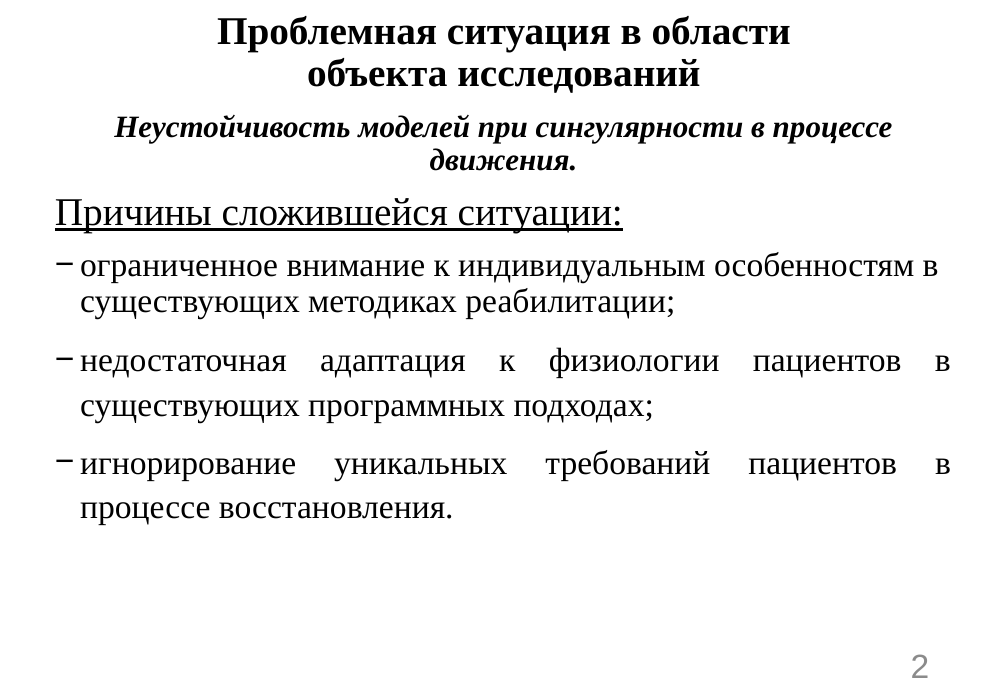
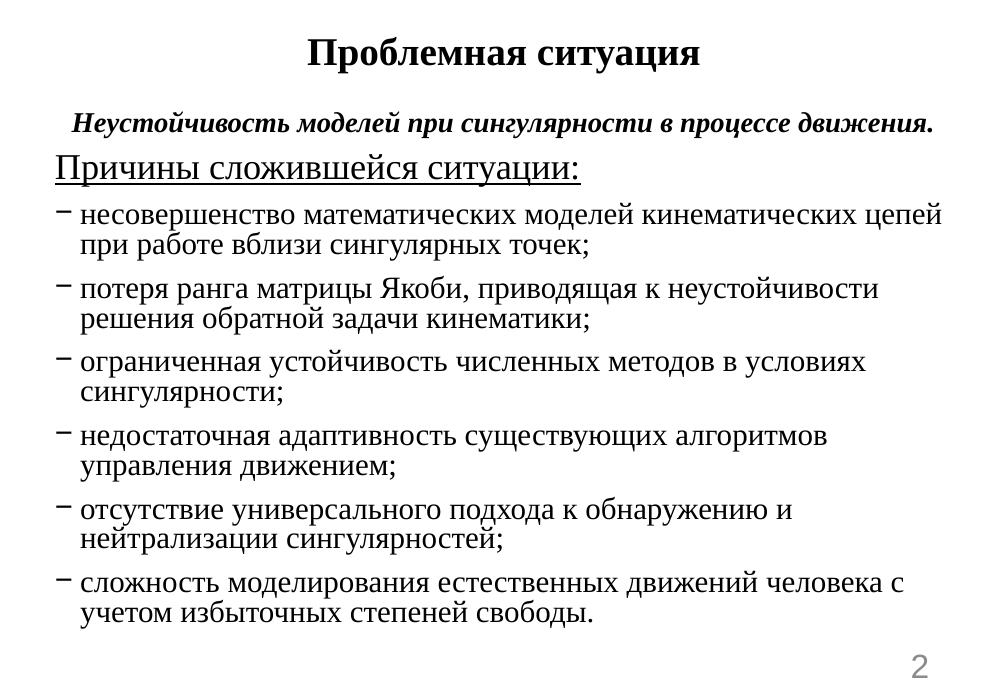
Before and after one commit to n7arti/MIET.Magistratura, a slide deck: slide 2 of Диссертация/Смотр 2 курс 2 семестр/Артамонова_презентация.pptx. Drawn at 1008x698 pixels with LibreOffice and Linux fonts; fonts in the diff are those of the drawing. Boxes give left, top, right and bottom in pixels: in the first picture for what was removed or moved away, otherwise in the second. Text is boxed around its words. In the diff, an @@ line names an element or a change of style, - is before the commit and + after.

```diff
--- a/Диссертация/Смотр 2 курс 2 семестр/Артамонова_презентация.pptx
+++ b/Диссертация/Смотр 2 курс 2 семестр/Артамонова_презентация.pptx
@@ title at (x1=307, y1=37, x2=701, y2=73): text changed @@
-Проблемная ситуация в области
-объекта исследований
+Проблемная ситуация
@@ text at (x1=55, y1=111, x2=934, y2=186): size 24 to 22.2 pt in "Неустойчивость моделей при сингулярности в процессе движения ..."; size 30.3 to 28.1 pt in "Причины сложившейся ситуации:"; line spacing 0.9 to 0.8 @@
@@ text at (x1=80, y1=202, x2=942, y2=628): text changed; size 26 to 24.1 pt @@
-− ограниченное внимание к индивидуальным особенностям в существующих методиках реабилитации;
-− недостаточная адаптация к физиологии пациентов в существующих программных подходах;
-− игнорирование уникальных требований пациентов в процессе восстановления.
+− несовершенство математических моделей кинематических цепей при работе вблизи сингулярных точек;
+− потеря ранга матрицы Якоби, приводящая к неустойчивости решения обратной задачи кинематики;
+− ограниченная устойчивость численных методов в условиях сингулярности;
+− недостаточная адаптивность существующих алгоритмов управления движением;
+− отсутствие универсального подхода к обнаружению и нейтрализации сингулярностей;
+− сложность моделирования естественных движений человека с учетом избыточных степеней свободы.
```
Also in this commit, not shown: 6 other slides changed, 8 slides added, 7 other files.
